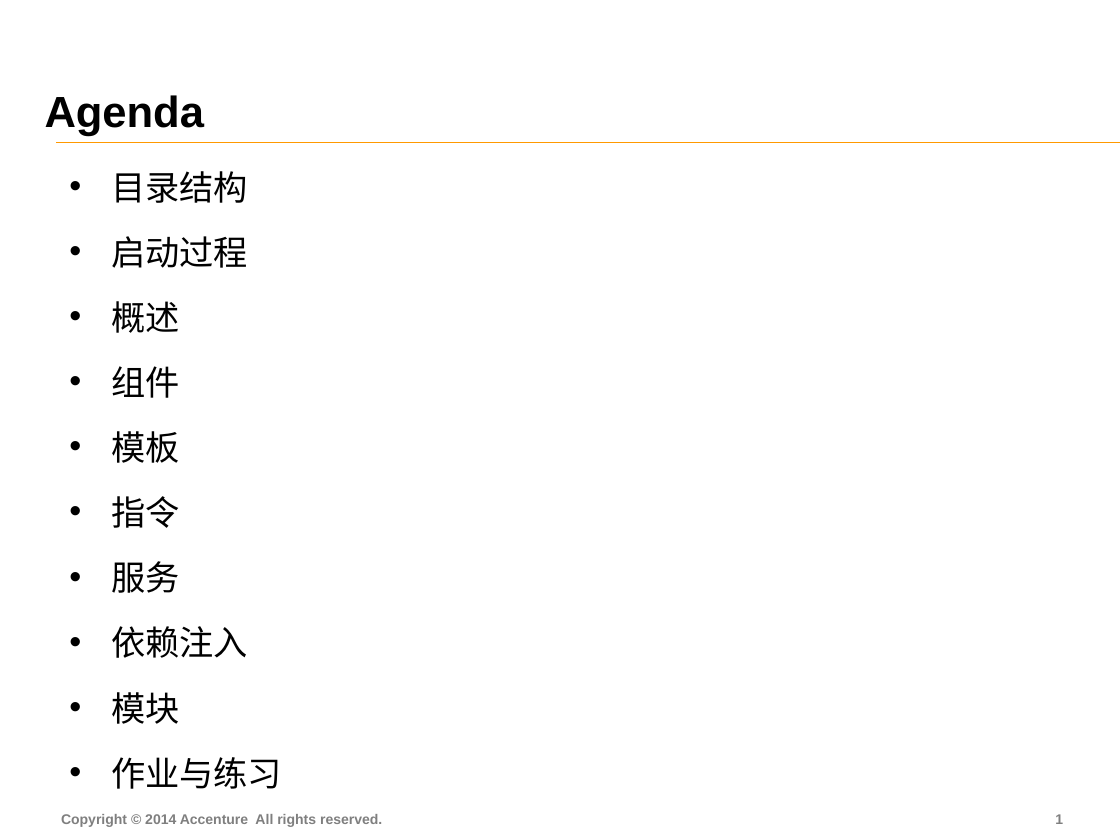
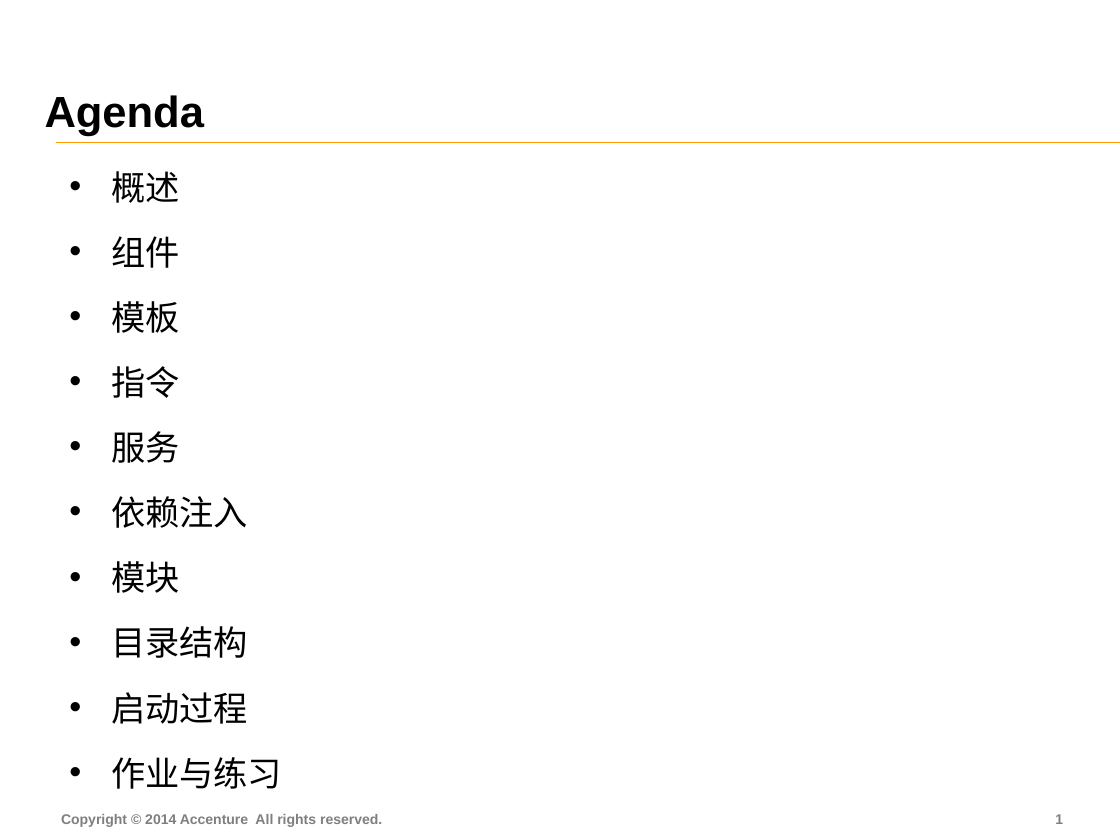
Before and after one commit to FS-Angular-Interest-Group/AngularTraining, a slide deck: slide 2 of PPT/03-Accenture-FS-Angular-Framework.pptx. Drawn at 1120x840 pixels with LibreOffice and Linux fonts; fonts in the diff are those of the drawing. Boxes give left, top, right and bottom in pixels: in the first picture for what was removed or moved away, otherwise in the second. Text is boxed around its words. In the diff, an @@ line names an element or a change of style, - is before the commit and + after.

```diff
--- a/PPT/03-Accenture-FS-Angular-Framework.pptx
+++ b/PPT/03-Accenture-FS-Angular-Framework.pptx
@@ table at [58,156,1020,840] @@
-row 1, column 1: 目录结构 / 启动过程 / 概述 / 组件 / 模板 / 指令 / 服务 / 依赖注入 / 模块 / 作业与练习
+row 1, column 1: 概述 / 组件 / 模板 / 指令 / 服务 / 依赖注入 / 模块 / 目录结构 / 启动过程 / 作业与练习
```
Also in this commit, not shown: 1 other slide changed, 1 slide added, 24 other files.
